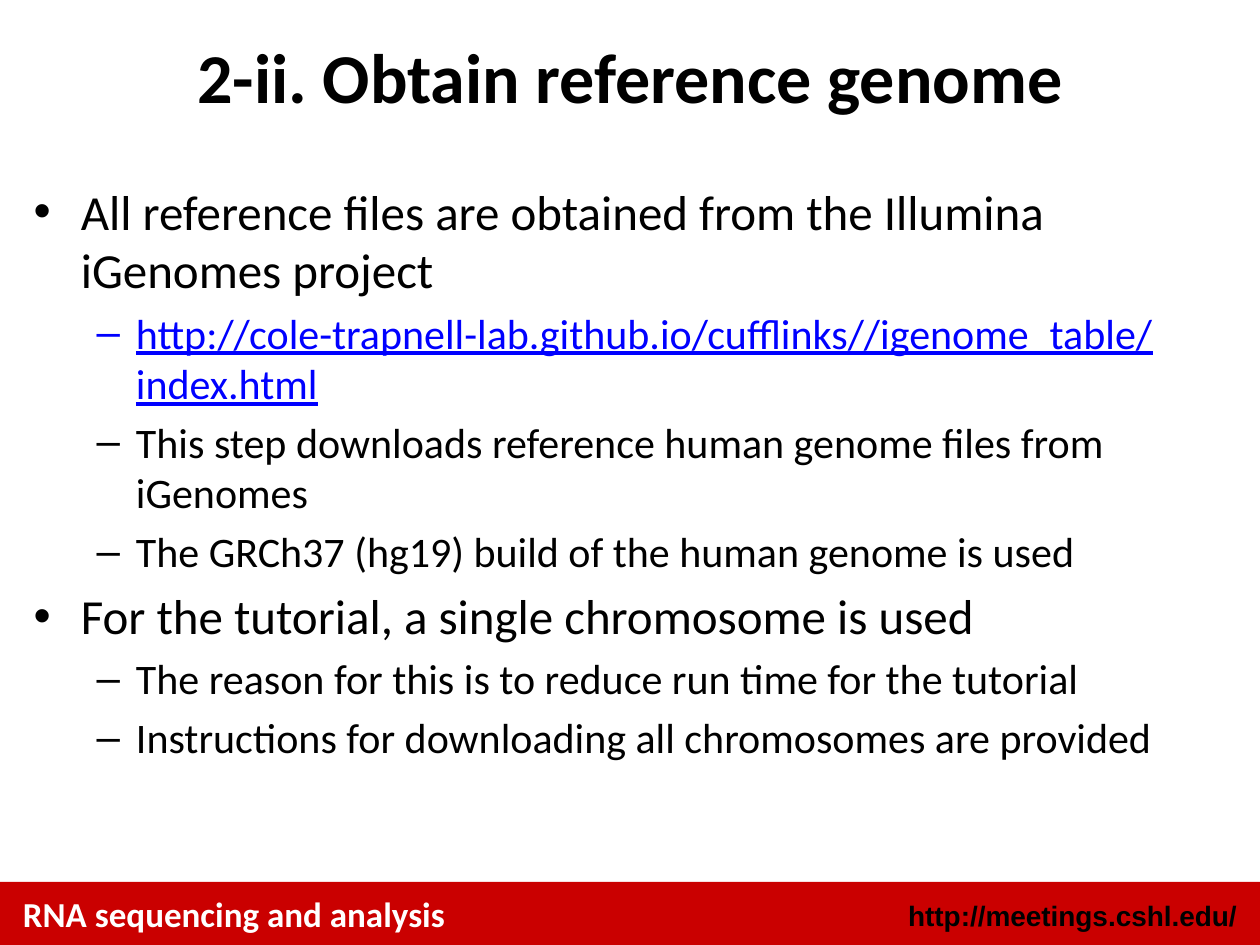
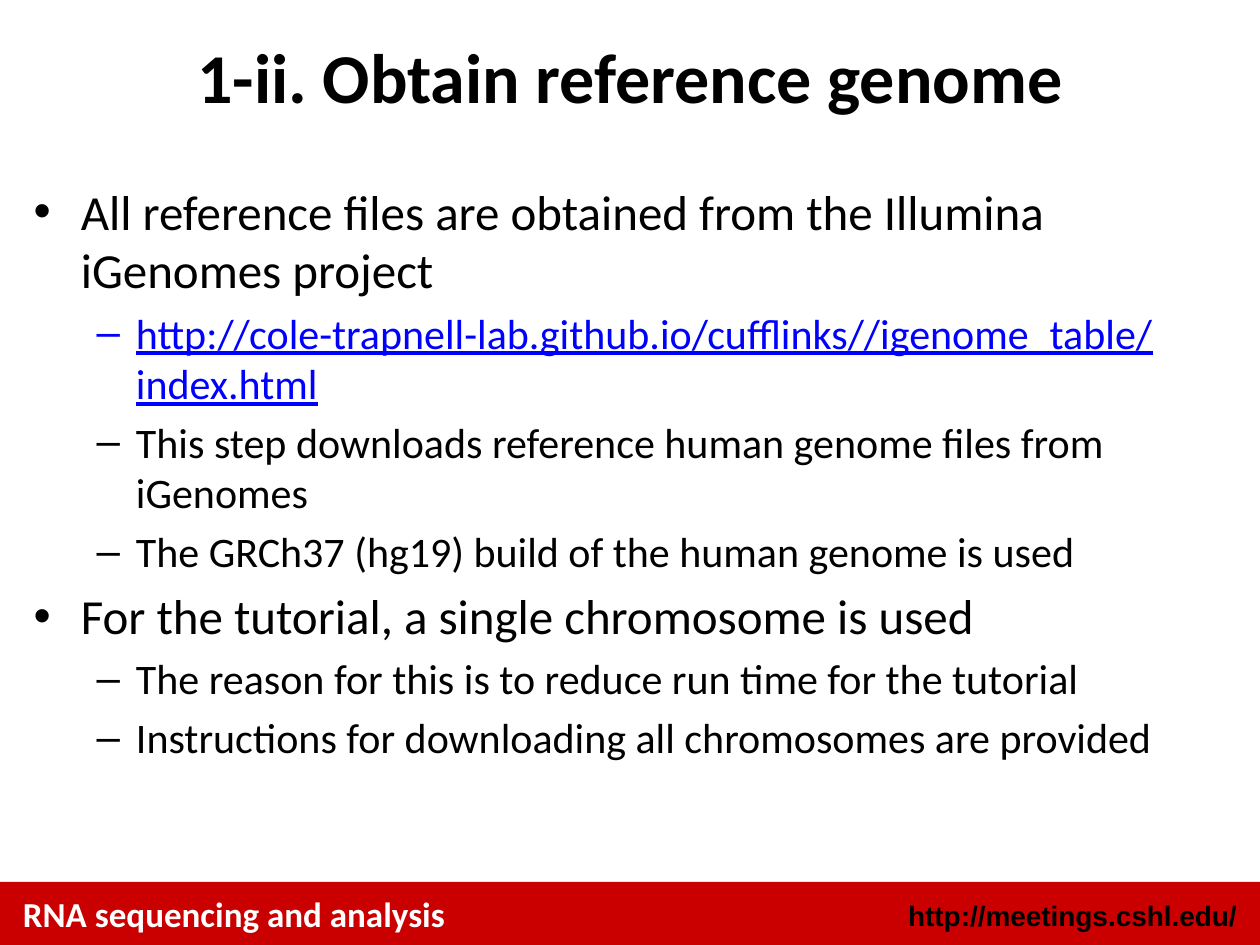
Before and after one commit to griffithlab/rnaseq_tutorial_wiki, a slide deck: slide 7 of LectureFiles/cshl/2015/RNASeq_Module1_Tutorial.pptx. Drawn at 1260x945 pixels with LibreOffice and Linux fonts; fonts in the diff are those of the drawing. Boxes give left, top, right and bottom in pixels: in the first picture for what was removed or moved away, otherwise in the second. Text is boxed around its words. In the diff, an @@ line names an element or a change of style, - is before the commit and + after.

Commit message:
Update title slide, module and section numbers.

```diff
--- a/LectureFiles/cshl/2015/RNASeq_Module1_Tutorial.pptx
+++ b/LectureFiles/cshl/2015/RNASeq_Module1_Tutorial.pptx
@@ title at [197, 54, 1063, 115]: text changed @@
-2-ii. Obtain reference genome
+1-ii. Obtain reference genome
```
Also in this commit, not shown: 7 other slides changed.
